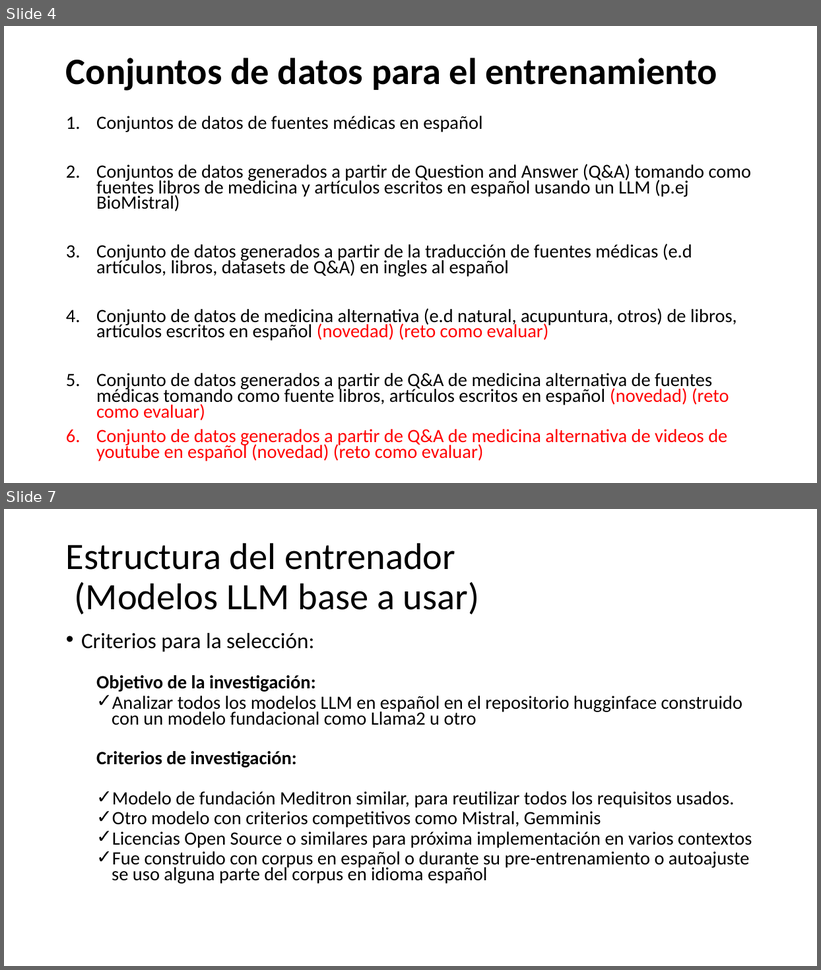
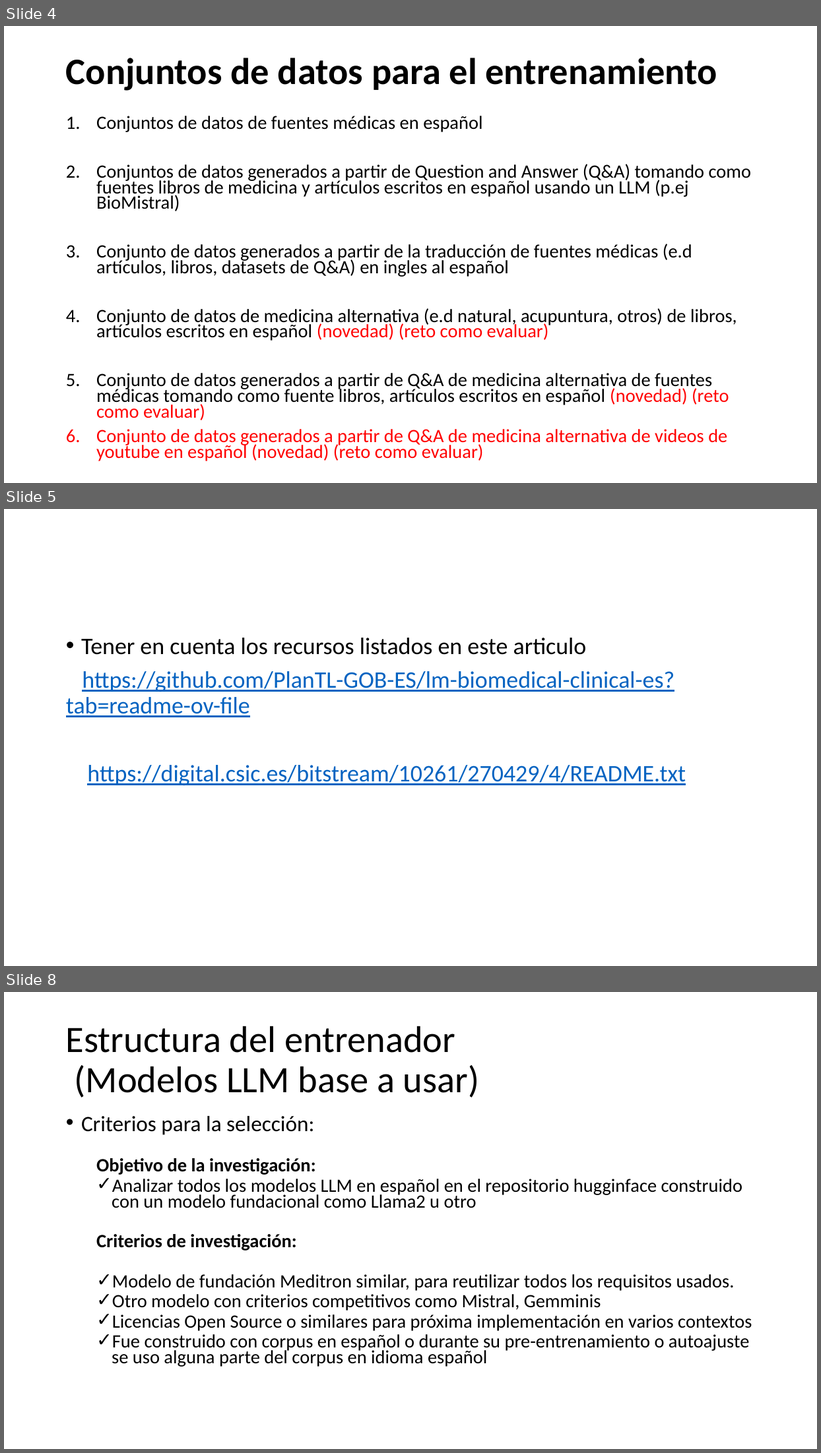
Before and after one commit to epfLLM/meditron, a slide deck: documentation/SpanishMedicaLLM.pptx. Shown one above the other, each under a label of ours: slides 4 and 7 before the commit, slides 4, 5 and 8 after it; the slides between them are not shown. The pictures are 821x970 and 821x1453 pixels, drawn with LibreOffice and Linux fonts; fonts in the diff are those of the drawing. Boxes give left, top, right and bottom in pixels: in the first picture for what was removed or moved away, otherwise in the second. Text is boxed around its words. In the diff, an @@ line names an element or a change of style, - is before the commit and + after.

```diff
--- a/documentation/SpanishMedicaLLM.pptx
+++ b/documentation/SpanishMedicaLLM.pptx
@@ slide 5 added at box(4, 509, 817, 966), background #FFFFFF @@
@@ text added at box(66, 638, 686, 786), 28 pt, text #0563C1, underline @@
+• Tener en cuenta los recursos listados en este articulo
+https://github.com/PlanTL-GOB-ES/lm-biomedical-clinical-es?tab=readme-ov-file
+https://digital.csic.es/bitstream/10261/270429/4/README.txt
@@ what was slide 7 is now slide 8 @@
```
Also in this commit, not shown: 4 slides changed, 3 other slides added, 2 slides removed, 17 other files.
